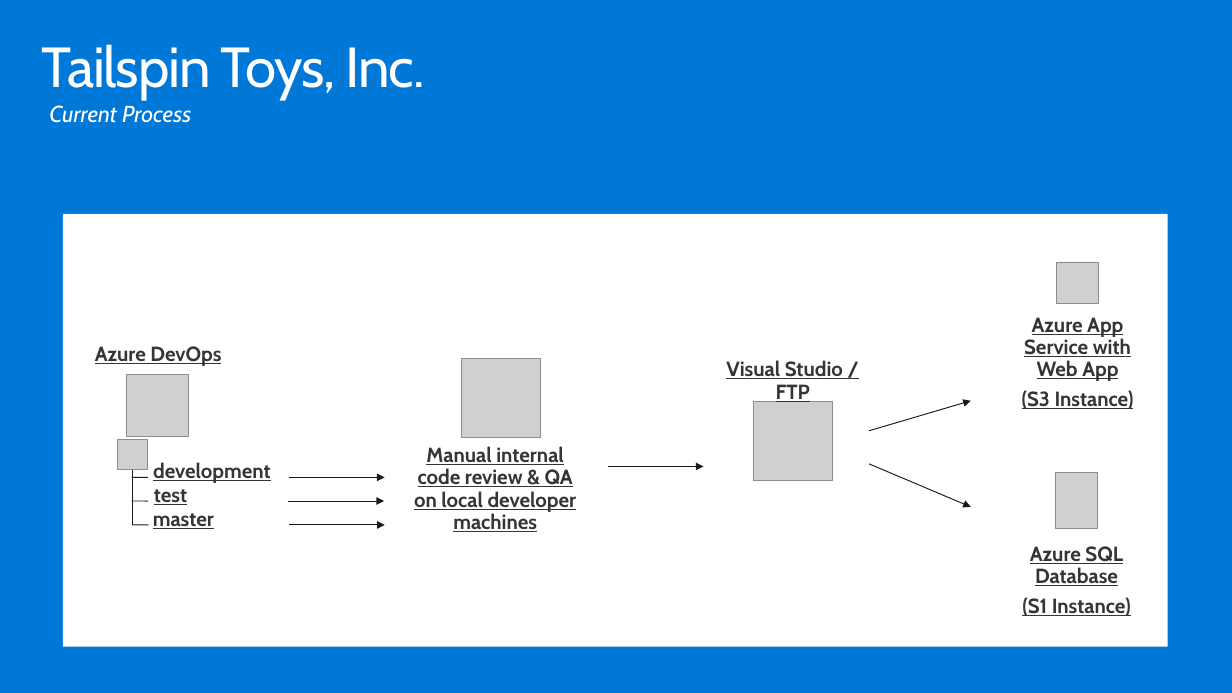
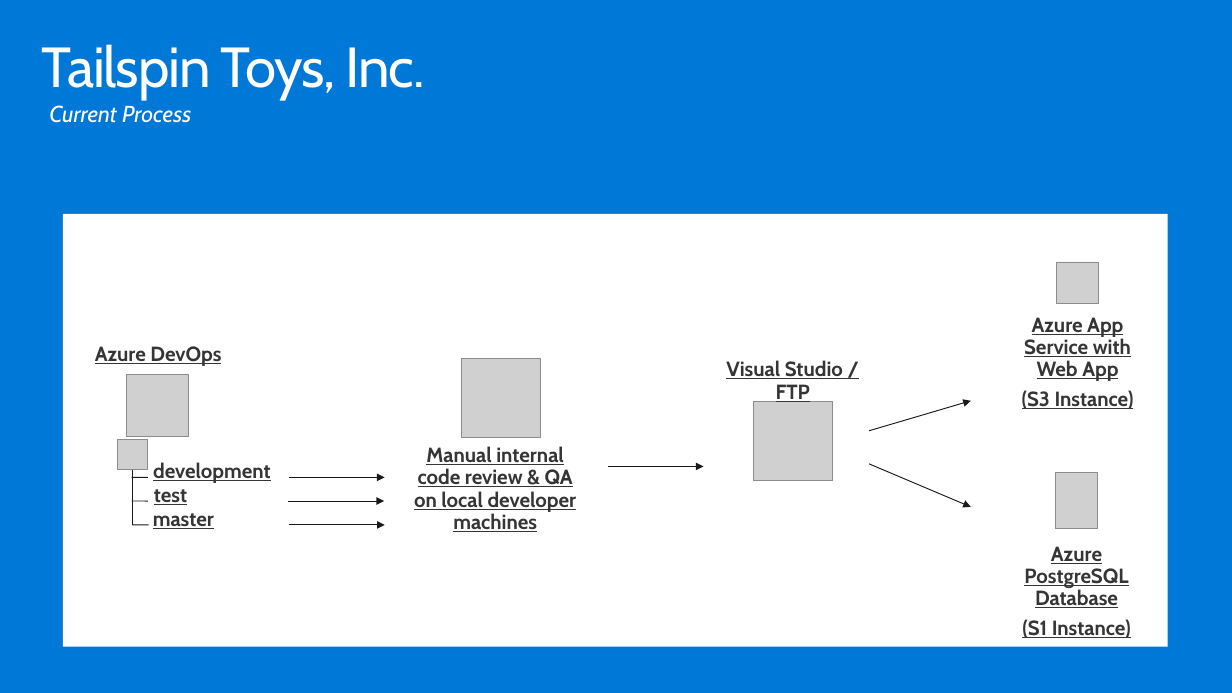
Before and after one commit to yashmadan123/MCW-Continuous-delivery-in-Azure-DevOps, a slide deck: slide 10 of Whiteboard design session/WDS trainer presentation - Continuous delivery in Azure DevOps.pptx. Drawn at 1232x693 pixels with LibreOffice and Linux fonts; fonts in the diff are those of the drawing; grey boxes stand for pictures. Boxes give left, top, right and bottom in pixels: in the first picture for what was removed or moved away, otherwise in the second. Text is boxed around its words. In the diff, an @@ line names an element or a change of style, - is before the commit and + after.

Commit message:
updated guide references to PostgreSQL

```diff
--- a/Whiteboard design session/WDS trainer presentation - Continuous delivery in Azure DevOps.pptx
+++ b/Whiteboard design session/WDS trainer presentation - Continuous delivery in Azure DevOps.pptx
@@ text at <box>1024,546,1128,608</box>: text changed @@
-Azure SQL Database
+Azure PostgreSQL Database
```
Also in this commit, not shown: 1 other slide changed, 3 other files.
